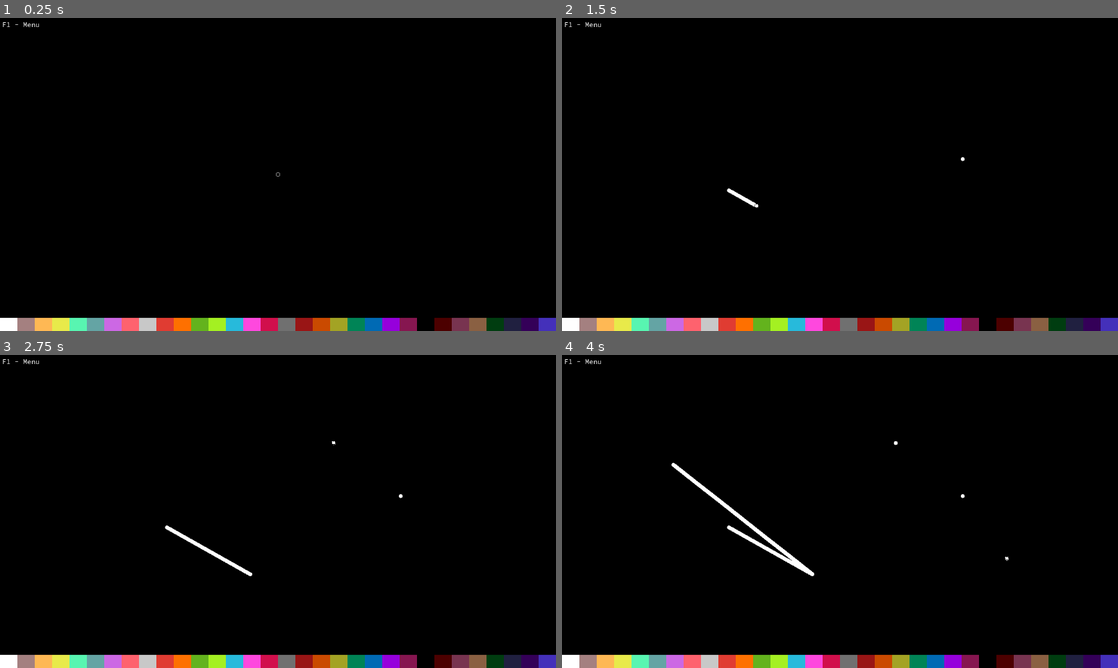
Above: before the commit, frames 1-4 (two rows, left to right).
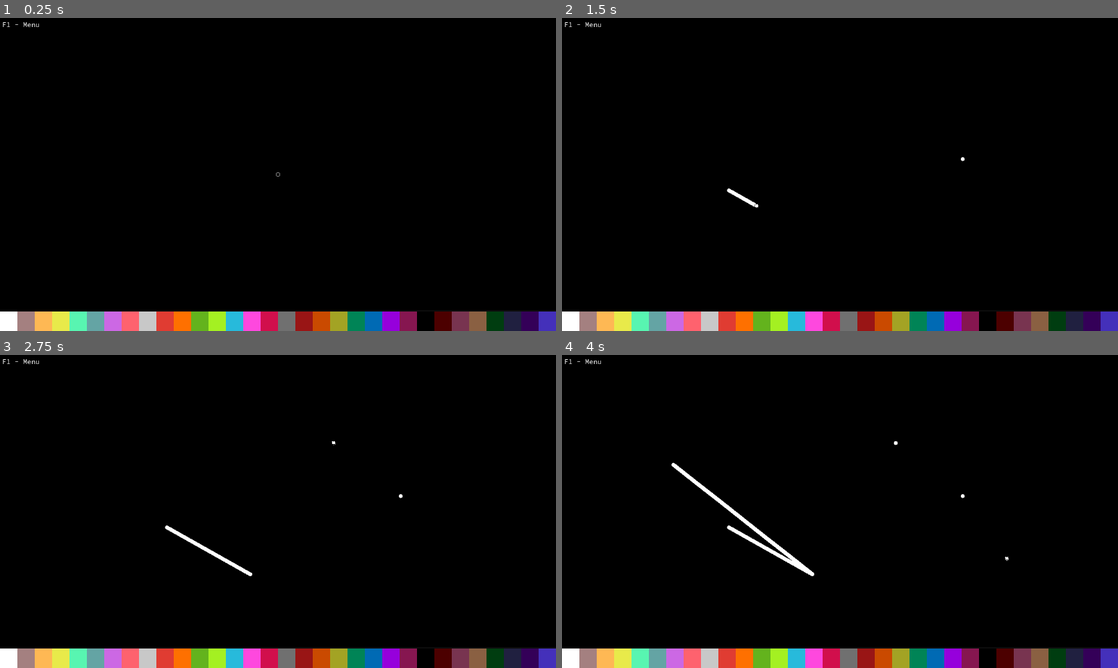
Above: after the commit, the same moments.

Repository: AnythingNose/NosePaint
Game: Godot game, scene res://scenes/main.tscn
Two runs of this game, one before a commit and one after it. Both use one fixed random seed, a clock stepped at 60 frames per second and the inputs below.
Inputs (mouse positions are in pixels of both pictures, inside the frame that each line leads up to):
- Up to frame 1 (0.25 s): no input
- Up to frame 2 (1.5 s): tap Enter at 0.5 s; move the mouse to (962, 158) at 0.52 s; press the mouse at (962, 158) at 0.53 s; tap C (connect) at 0.8 s; release the mouse at (962, 158) at 1.25 s; tap Space at 1.25 s; drag from (728, 190) to (812, 237) at 1.27 s
- Up to frame 3 (2.75 s): tap Enter at 2 s; move the mouse to (333, 442) at 2.02 s; hold Right mouse button (alt_click) from 2.03 s (still down); click (333, 442) at 2.17 s; tap C (connect) at 2.3 s
- Up to frame 4 (4 s): release Right mouse button (alt_click) at 2.75 s; tap Space at 2.75 s; drag from (812, 574) to (673, 464) at 2.77 s; tap Enter at 3.5 s; move the mouse to (1006, 558) at 3.52 s; hold C (connect) from 3.53 s (still down); click (1006, 558) at 3.67 s

The runs differ from the first frame. In frame 1, 2.0% of the frame differs, in the area x 0-100%, y 93-96%; in frame 2, 2.0%; in frame 3, 2.0%; in frame 4, 2.0%.

Commit message:
Open/Save shortcuts & Resizeable palette
- File open/save shortcuts
- Allowed resizing the palette

Diff:
--- a/project.godot
+++ b/project.godot
@@ -74,6 +74,26 @@
 "events": [Object(InputEventKey,"resource_local_to_scene":false,"resource_name":"","device":-1,"window_id":0,"alt_press …(195 unchanged characters)…
 ]
 }
+open_image={
+"deadzone": 0.5,
+"events": [Object(InputEventKey,"resource_local_to_scene":false,"resource_name":"","device":-1,"window_id":0,"alt_pressed":false,"shift_pressed":false,"ctrl_pressed":true,"meta_pressed":false,"pressed":false,"keycode":0,"physical_keycode":79,"key_label":0,"unicode":0,"location":0,"echo":false,"script":null)
+]
+}
+new_image={
+"deadzone": 0.5,
+"events": [Object(InputEventKey,"resource_local_to_scene":false,"resource_name":"","device":-1,"window_id":0,"alt_pressed":false,"shift_pressed":false,"ctrl_pressed":true,"meta_pressed":false,"pressed":false,"keycode":0,"physical_keycode":78,"key_label":0,"unicode":0,"location":0,"echo":false,"script":null)
+]
+}
+quicksave_image={
+"deadzone": 0.5,
+"events": [Object(InputEventKey,"resource_local_to_scene":false,"resource_name":"","device":-1,"window_id":0,"alt_pressed":false,"shift_pressed":false,"ctrl_pressed":true,"meta_pressed":false,"pressed":false,"keycode":0,"physical_keycode":83,"key_label":0,"unicode":0,"location":0,"echo":false,"script":null)
+]
+}
+save_image={
+"deadzone": 0.5,
+"events": [Object(InputEventKey,"resource_local_to_scene":false,"resource_name":"","device":-1,"window_id":0,"alt_pressed":false,"shift_pressed":true,"ctrl_pressed":true,"meta_pressed":false,"pressed":false,"keycode":0,"physical_keycode":83,"key_label":0,"unicode":0,"location":0,"echo":false,"script":null)
+]
+}
 
 [rendering]
 
--- a/scenes/main.tscn
+++ b/scenes/main.tscn
@@ -40,23 +40,44 @@
 grow_vertical = 2
 script = ExtResource("2_y2bwc")
 
-[node name="Palette" type="HBoxContainer" parent="."]
+[node name="Palette" type="VBoxContainer" parent="."]
 unique_name_in_owner = true
 layout_mode = 1
-anchors_preset = 12
-anchor_top = 1.0
+anchors_preset = 15
 anchor_right = 1.0
 anchor_bottom = 1.0
-offset_top = -30.0
 grow_horizontal = 2
-grow_vertical = 0
+grow_vertical = 2
 size_flags_horizontal = 3
 size_flags_vertical = 3
 theme_override_constants/separation = 0
 script = ExtResource("5_hi4l4")
 default_palette = ExtResource("3_um082")
 
-[node name="Colour" parent="Palette" instance=ExtResource("6_cq0ec")]
+[node name="Spacer" type="Control" parent="Palette"]
+layout_mode = 2
+size_flags_vertical = 3
+
+[node name="PaletteArea" type="VBoxContainer" parent="Palette"]
+layout_mode = 2
+size_flags_vertical = 3
+size_flags_stretch_ratio = 0.07
+theme_override_constants/separation = 0
+
+[node name="DragArea" type="ColorRect" parent="Palette/PaletteArea"]
+custom_minimum_size = Vector2(0, 3)
+layout_mode = 2
+size_flags_stretch_ratio = 0.1
+mouse_default_cursor_shape = 9
+color = Color(0.5, 0.5, 0.5, 0.1)
+
+[node name="PaletteContainer" type="HBoxContainer" parent="Palette/PaletteArea"]
+layout_mode = 2
+size_flags_horizontal = 3
+size_flags_vertical = 3
+theme_override_constants/separation = 0
+
+[node name="Colour" parent="Palette/PaletteArea/PaletteContainer" instance=ExtResource("6_cq0ec")]
 layout_mode = 2
 
 [node name="Crosshair" type="Control" parent="."]
@@ -113,4 +134,13 @@
 access = 2
 use_native_dialog = true
 
+[node name="VBoxContainer" type="VBoxContainer" parent="."]
+layout_mode = 0
+offset_right = 40.0
+offset_bottom = 40.0
+
+[connection signal="mouse_entered" from="Palette" to="Palette" method="_on_mouse_entered"]
+[connection signal="mouse_exited" from="Palette" to="Palette" method="_on_mouse_exited"]
+[connection signal="mouse_entered" from="Palette/PaletteArea/DragArea" to="Palette" method="_on_drag_area_mouse_entered"]
+[connection signal="mouse_exited" from="Palette/PaletteArea/DragArea" to="Palette" method="_on_drag_area_mouse_exited"]
 [connection signal="file_selected" from="FileDialog" to="." method="_on_file_dialog_file_selected"]
--- a/scripts/colour.gd
+++ b/scripts/colour.gd
@@ -6,7 +6,6 @@
 func _ready() -> void:
 	set_process_input(false)
 
-	palette = get_parent()
 	main = get_tree().current_scene
 
 func _input(event: InputEvent) -> void:
@@ -15,8 +14,6 @@
 
 func _on_mouse_entered() -> void:
 	set_process_input(true)
-	main.block_draw = true
 
 func _on_mouse_exited() -> void:
 	set_process_input(false)
-	main.block_draw = false
--- a/scripts/main.gd
+++ b/scripts/main.gd
@@ -2,7 +2,7 @@
 
 @onready var file_dialog: FileDialog = $FileDialog
 @onready var canvas: Canvas = %Canvas
-
+@onready var menu: Menu = $MenuContainer
 
 var block_draw : bool = false:
 	set(value):
@@ -15,6 +15,16 @@
 func show_mouse(should_show : bool) -> void:
 	Input.mouse_mode = Input.MOUSE_MODE_VISIBLE if should_show or (%Canvas.radius == 0) else Input.MOUSE_MODE_HIDDEN
 	%Crosshair.visible = !should_show and (%Canvas.radius != 0)
+
+func _input(event: InputEvent) -> void:
+	if event.is_action_pressed("new_image"):
+		pass
+	elif event.is_action_pressed("open_image"):
+		file_open_dialog()
+	elif event.is_action_pressed("quicksave_image"):
+		pass
+	elif event.is_action_pressed("save_image"):
+		file_save_dialog()
 
 # File save / load functions
 func file_open_dialog() -> void:
--- a/scripts/menu.gd
+++ b/scripts/menu.gd
@@ -1,4 +1,4 @@
-extends Control
+class_name Menu extends Control
 
 @onready var menu: Panel = $Menu
 @onready var menu_label: Label = $MenuLabel
--- a/scripts/palette.gd
+++ b/scripts/palette.gd
@@ -1,12 +1,50 @@
-class_name ColourPalette extends HBoxContainer
+class_name ColourPalette extends VBoxContainer
+
 @export var default_palette : Texture2D
 
-@onready var archetype : Colour = $Colour
+@onready var area: VBoxContainer = $PaletteArea
+@onready var container: HBoxContainer = $PaletteArea/PaletteContainer
+@onready var archetype: Colour = $PaletteArea/PaletteContainer/Colour
 
 # TODO: Fade the pallette UI out when the user is drawing
+var main : Main
+var mouse_inside : bool = false
+
+var can_drag : bool
+var is_dragging : bool
+
+var preferred_height : float
 
 func _ready() -> void:
+	main = get_tree().current_scene
 	regenerate_palette(parse_palette(default_palette))
+
+func _input(event: InputEvent) -> void:
+	if event.is_action_pressed("click"):
+		if can_drag:
+			is_dragging = true
+	if event.is_action_released("click"):
+		is_dragging = false
+
+# TODO Light cleanup
+# TODO Fix the weird scaling on the dragging due to using stretch ratio.
+func _process(delta: float) -> void:
+	var mouse_currently_inside : bool = area.get_rect().has_point(get_global_mouse_position()) or is_dragging and not main.menu.open
+	if mouse_currently_inside:
+		if not mouse_inside:
+			mouse_inside = true
+			main.block_draw = mouse_inside
+	else:
+		if mouse_inside:
+			mouse_inside = false
+			main.block_draw = mouse_inside
+
+
+	var mouse_pos : Vector2 = get_global_mouse_position()
+
+	if is_dragging:
+		var mouse_y_ratio : float = clamp(inverse_lerp(get_viewport().size.y, get_viewport().size.y / 2, mouse_pos.y),0,1)
+		area.size_flags_stretch_ratio = mouse_y_ratio
 
 func parse_palette(tex : Texture2D) -> Array[Color]:
 	var img : Image = tex.get_image()
@@ -18,9 +56,17 @@
 func regenerate_palette(colours : Array[Color]) -> void:
 	for colour : Color in colours:
 		var s : Colour = archetype.duplicate()
-		add_child(s)
+		container.add_child(s)
+		s.palette = self
 		s.self_modulate = colour
 	archetype.hide()
 
 func select_colour(button : Colour) -> void:
 	%Canvas.colour_primary = button.self_modulate
+
+func _on_drag_area_mouse_entered() -> void:
+	can_drag = true
+
+
+func _on_drag_area_mouse_exited() -> void:
+	can_drag = false
